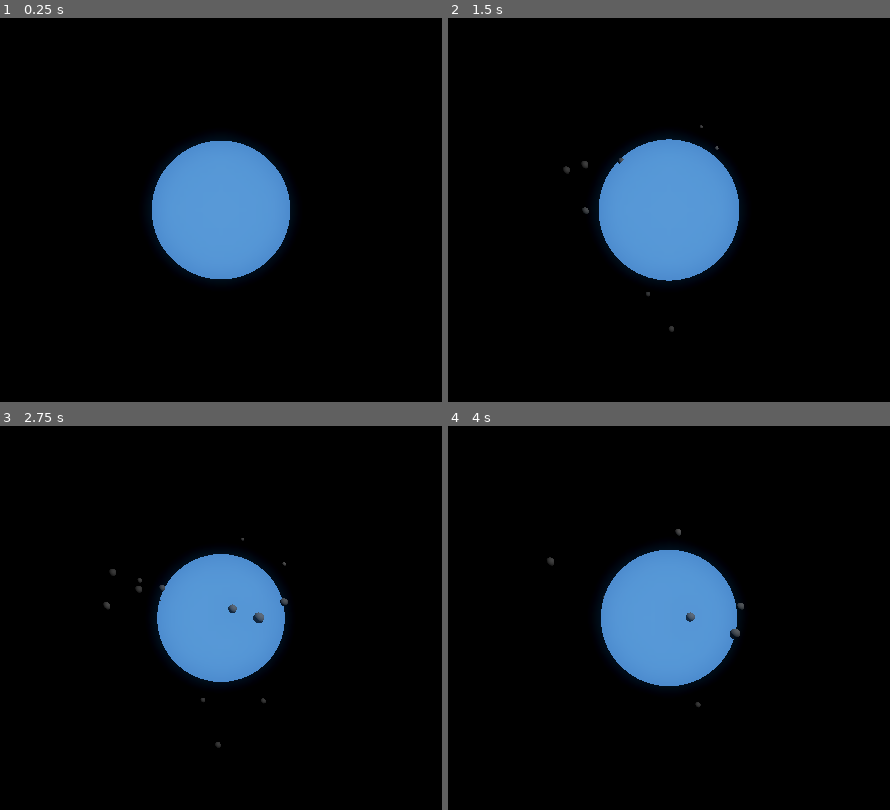
Above: before the commit, frames 1-4 (two rows, left to right).
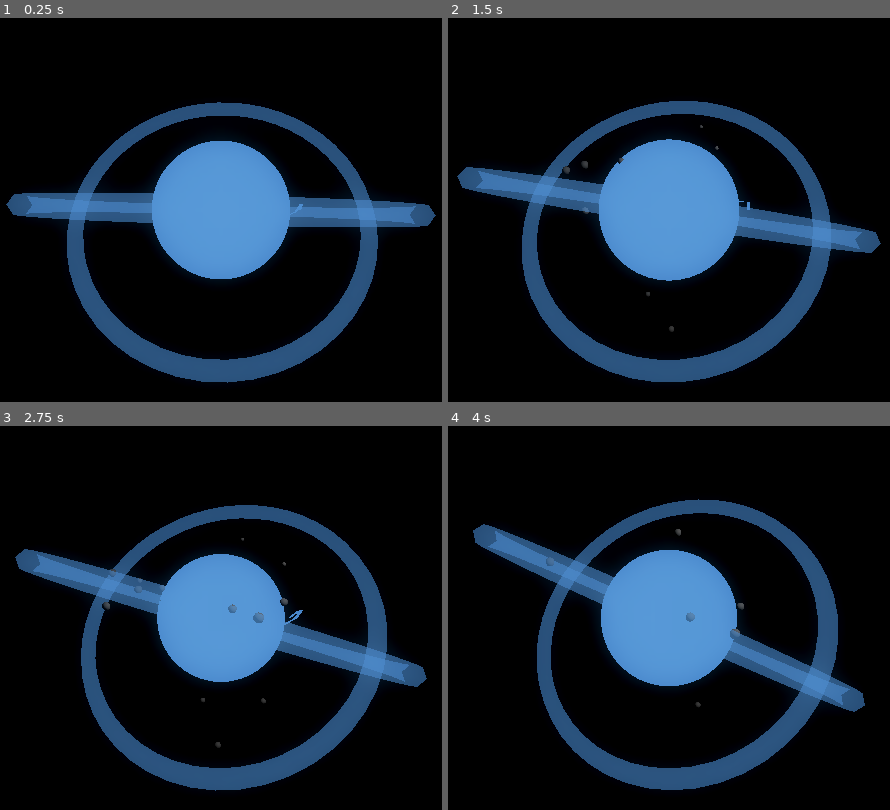
Above: after the commit, the same moments.

Repository: OppiRah/jairus-voice-assistant
Game: Godot game, scene res://orb_scene.tscn
Two runs of this game, one before a commit and one after it. Both use one fixed random seed, a clock stepped at 60 frames per second and the inputs below.
Inputs:
- Up to frame 1 (0.25 s): no input
- Up to frame 2 (1.5 s): no input
- Up to frame 3 (2.75 s): no input
- Up to frame 4 (4 s): no input

The runs differ from the first frame. In frame 1, 13% of the frame differs, in the area x 1-99%, y 21-96%; in frame 2, 13%; in frame 3, 13%, in the area x 3-97%, y 20-96%; in frame 4, 13%.

Commit message:
Orb geometry pass 1 — orbiting rings + energy arcs, per-state motion variation
Co-Authored-By: Claude Sonnet 5 <noreply@anthropic.com>
Claude-Session: https://claude.ai/code/session_0196esfdyBdf7Yz3EnSK4RrM

Diff:
--- a/src/jairus/interfaces/renderer/godot_project/orb_controller.gd
+++ b/src/jairus/interfaces/renderer/godot_project/orb_controller.gd
@@ -9,12 +9,16 @@
 ## touched here. Never calls into anything resembling Jairus's real Agent
 ## Core/tools -- this process has no awareness of them at all, by design.
 ##
-## Visual richness pass 1: every real AssistantStatus value (see the
-## Python side's ASSISTANT_STATUS_MODEL.md) now gets its own color AND its
-## own pulse/particle/glow feel, not just a color -- STATE_PROFILES below
-## is the single table every one of those numbers lives in. Still no new
-## scene geometry (no rings/arcs/extra emitters) -- this pass only changes
-## how the EXISTING core, particle system, and glow behave per state.
+## Visual richness pass 1 gave every real AssistantStatus value its own
+## pulse/particle/glow feel (STATE_PROFILES), not just a color. This
+## geometry pass adds new scene content on top, without reworking any of
+## that: two semi-transparent TorusMesh rings orbiting the core at
+## different tilts/speeds, and two thin emissive "energy arc" ribbons
+## built procedurally (SurfaceTool, no external assets/shaders) that
+## flicker on and off at a per-state frequency. Both are driven by new
+## STATE_PROFILES fields (ring_speed/ring_opacity/arc_intensity/
+## arc_frequency), same table, same discipline as the pulse/particle/glow
+## fields already there.
 
 const WS_URL := "ws://localhost:8767"
 
@@ -32,7 +36,32 @@
 const POP_EMISSION_BOOST := 2.5  # extra emission_energy_multiplier at the instant the pop starts
 const POP_GLOW_BOOST := 0.8      # extra glow_intensity at the instant the pop starts
 
-const EMISSION_ENERGY := 3.5  # baseline HDR multiplier so the color actually blooms (unchanged from the PoC)
+const EMISSION_ENERGY := 3.5  # baseline HDR multiplier so the core color actually blooms (unchanged from the PoC)
+
+# Rings: RingB always rotates at RING_B_SPEED_FACTOR times RingA's speed
+# (and RingA/RingB spin around different axes -- set once in _ready() via
+# rotate_x()/rotate_y(), not hand-computed transform matrices, so there's
+# no risk of an accidentally-skewed rotation) so the two never move in
+# lockstep, reading as two independent orbits rather than one ring
+# duplicated.
+const RING_B_SPEED_FACTOR := -0.7  # negative: opposite direction, slightly slower
+const RING_A_INITIAL_TILT_DEG := 60.0  # tilt around X
+const RING_B_INITIAL_TILT_DEG := 75.0  # tilt around Y -- a different axis than RingA, for visual variety
+
+# Energy arcs: built once as static ribbon meshes at _ready() (regenerating
+# geometry every frame is real, avoidable CSG/mesh-rebuild cost this pass
+# doesn't need) -- their "crackling" comes from rotating slowly plus
+# flickering visibility on/off at a per-state frequency, not from
+# reshaping. See _build_arc_mesh()'s own comment for why a hand-built
+# SurfaceTool ribbon was chosen over a custom shader or CSG.
+const ARC_POINT_COUNT := 7        # vertices along one arc's path
+const ARC_RADIUS := 0.75          # distance from the core center the arc path sits at
+const ARC_SPAN_RADIANS := PI * 0.6  # how much of a circle one arc sweeps
+const ARC_JAGGEDNESS := 0.08      # max perpendicular offset applied to interior points, for a "lightning" feel
+const ARC_THICKNESS := 0.015      # ribbon half-width
+const ARC_ROTATION_SPEED := 0.35  # rad/s, both arcs rotate at this fixed rate regardless of state (only visibility/brightness vary per state)
+const ARC_FLICKER_THRESHOLD := 0.3  # sin(...) must exceed this to be visible -- higher = rarer/shorter flashes at a given frequency
+const ARC_EMISSION_ENERGY := 4.0  # baseline HDR multiplier for arc material, independent of the core's EMISSION_ENERGY
 
 # One row per real AssistantStatus value -- every value that makes a
 # state FEEL different, not just a different color, lives here as a
@@ -40,77 +69,100 @@
 # so a future tuning pass only ever needs to edit these numbers.
 #
 # "idle" reproduces this scene's original pre-richness behavior exactly
-# (pulse_speed 1.0, particle_amount 0.3, glow_intensity/strength matching
-# orb_scene.tscn's original Environment defaults) -- seeing this feel
-# validated is a design constraint, not a coincidence. Every other row's
-# reasoning is in this integration's report (colors for
-# executing/completed/error/offline deliberately reuse the exact RGB
-# values theme.py's ORB_COLORS already picked for the Qt orb, Phase 9 --
-# one project, one meaning per state, even across two independent
-# rendering surfaces. waiting_confirmation has no Python-side color to
-# borrow (theme.py deliberately omits one, since it never fires there
-# either) so it gets a new, distinct amber, chosen to read as "pending/
-# waiting" without colliding with speaking's warmer gold.
+# for pulse/particle/glow (pulse_speed 1.0, particle_amount 0.3,
+# glow_intensity/strength matching orb_scene.tscn's original Environment
+# defaults) -- seeing this feel validated is a design constraint, not a
+# coincidence. ring_speed/ring_opacity/arc_intensity/arc_frequency are
+# new this pass; full per-state reasoning (why ERROR's rings are fast and
+# chaotic, why OFFLINE's are nearly still, etc.) is in this pass's
+# integration report. Colors for executing/completed/error/offline
+# deliberately reuse the exact RGB values theme.py's ORB_COLORS already
+# picked for the Qt orb (Phase 9) -- one project, one meaning per state,
+# even across two independent rendering surfaces. waiting_confirmation
+# has no Python-side color to borrow (theme.py deliberately omits one,
+# since it never fires there either) so it gets a new, distinct amber.
 const STATE_PROFILES := {
 	"idle": {
 		"color": Color(70.0 / 255.0, 130.0 / 255.0, 200.0 / 255.0),
 		"pulse_speed": 1.0, "pulse_irregular": false,
 		"particle_amount": 0.3, "particle_speed": 1.0,
 		"glow_intensity": 1.2, "glow_strength": 1.3,
+		"ring_speed": 0.15, "ring_opacity": 0.35,
+		"arc_intensity": 1.0, "arc_frequency": 0.15,
 	},
 	"listening": {
 		"color": Color(60.0 / 255.0, 200.0 / 255.0, 140.0 / 255.0),
 		"pulse_speed": 1.1, "pulse_irregular": false,
 		"particle_amount": 0.35, "particle_speed": 1.1,
 		"glow_intensity": 1.3, "glow_strength": 1.4,
+		"ring_speed": 0.25, "ring_opacity": 0.45,
+		"arc_intensity": 1.2, "arc_frequency": 0.3,
 	},
 	"thinking": {
 		"color": Color(170.0 / 255.0, 90.0 / 255.0, 220.0 / 255.0),
 		"pulse_speed": 1.8, "pulse_irregular": true,
 		"particle_amount": 0.4, "particle_speed": 1.3,
 		"glow_intensity": 1.3, "glow_strength": 1.3,
+		"ring_speed": 0.6, "ring_opacity": 0.5,
+		"arc_intensity": 1.4, "arc_frequency": 0.8,
 	},
 	"speaking": {
 		"color": Color(250.0 / 255.0, 170.0 / 255.0, 60.0 / 255.0),
 		"pulse_speed": 1.0, "pulse_irregular": false,
 		"particle_amount": 0.3, "particle_speed": 1.0,
 		"glow_intensity": 1.3, "glow_strength": 1.4,
+		"ring_speed": 0.2, "ring_opacity": 0.4,
+		"arc_intensity": 1.3, "arc_frequency": 0.4,
 	},
 	"executing": {
 		"color": Color(60.0 / 255.0, 190.0 / 255.0, 210.0 / 255.0),
 		"pulse_speed": 1.3, "pulse_irregular": false,
 		"particle_amount": 0.55, "particle_speed": 1.4,
 		"glow_intensity": 1.4, "glow_strength": 1.5,
+		"ring_speed": 0.7, "ring_opacity": 0.55,
+		"arc_intensity": 1.5, "arc_frequency": 0.5,
 	},
 	"completed": {
 		"color": Color(210.0 / 255.0, 250.0 / 255.0, 225.0 / 255.0),
 		"pulse_speed": 0.8, "pulse_irregular": false,
 		"particle_amount": 0.25, "particle_speed": 0.9,
 		"glow_intensity": 1.2, "glow_strength": 1.3,
+		"ring_speed": 0.3, "ring_opacity": 0.5,
+		"arc_intensity": 1.6, "arc_frequency": 0.2,
 	},
 	"error": {
 		"color": Color(224.0 / 255.0, 82.0 / 255.0, 79.0 / 255.0),
 		"pulse_speed": 2.2, "pulse_irregular": true,
 		"particle_amount": 0.6, "particle_speed": 1.8,
 		"glow_intensity": 1.5, "glow_strength": 1.6,
+		"ring_speed": 1.4, "ring_opacity": 0.6,
+		"arc_intensity": 1.8, "arc_frequency": 1.5,
 	},
 	"offline": {
 		"color": Color(74.0 / 255.0, 77.0 / 255.0, 94.0 / 255.0),
 		"pulse_speed": 0.3, "pulse_irregular": false,
 		"particle_amount": 0.03, "particle_speed": 0.2,
 		"glow_intensity": 0.3, "glow_strength": 0.4,
+		"ring_speed": 0.02, "ring_opacity": 0.1,
+		"arc_intensity": 0.3, "arc_frequency": 0.0,
 	},
 	"waiting_confirmation": {
 		"color": Color(235.0 / 255.0, 195.0 / 255.0, 80.0 / 255.0),
 		"pulse_speed": 0.9, "pulse_irregular": false,
 		"particle_amount": 0.35, "particle_speed": 1.0,
 		"glow_intensity": 1.3, "glow_strength": 1.4,
+		"ring_speed": 0.2, "ring_opacity": 0.4,
+		"arc_intensity": 1.1, "arc_frequency": 0.25,
 	},
 }
 
 @onready var core: MeshInstance3D = $Core
 @onready var particles: GPUParticles3D = $AmbientParticles
 @onready var world_environment: WorldEnvironment = $WorldEnvironment
+@onready var ring_a: MeshInstance3D = $RingA
+@onready var ring_b: MeshInstance3D = $RingB
+@onready var arc_a: MeshInstance3D = $ArcA
+@onready var arc_b: MeshInstance3D = $ArcB
 
 var _socket := WebSocketPeer.new()
 var _connected_once := false
@@ -122,6 +174,10 @@
 var _material: StandardMaterial3D
 var _environment: Environment
 var _pop_remaining := 0.0  # seconds left in COMPLETED's brightness-pop-then-settle transient
+var _ring_material_a: StandardMaterial3D
+var _ring_material_b: StandardMaterial3D
+var _arc_material_a: StandardMaterial3D
+var _arc_material_b: StandardMaterial3D
 
 
 func _ready() -> void:
@@ -130,9 +186,88 @@
 	core.set_surface_override_material(0, _material)
 	_environment = world_environment.environment
 	_apply_color(_current_color)
+
+	_ring_material_a = _make_translucent_material()
+	ring_a.set_surface_override_material(0, _ring_material_a)
+	ring_a.rotate_x(deg_to_rad(RING_A_INITIAL_TILT_DEG))
+
+	_ring_material_b = _make_translucent_material()
+	ring_b.set_surface_override_material(0, _ring_material_b)
+	ring_b.rotate_y(deg_to_rad(RING_B_INITIAL_TILT_DEG))
+
+	_arc_material_a = _make_translucent_material()
+	arc_a.mesh = _build_arc_mesh(0.0)
+	arc_a.set_surface_override_material(0, _arc_material_a)
+
+	_arc_material_b = _make_translucent_material()
+	arc_b.mesh = _build_arc_mesh(3.3)  # different seed_offset -> a differently-jagged path than ArcA
+	arc_b.set_surface_override_material(0, _arc_material_b)
+	arc_b.rotate_y(deg_to_rad(120.0))  # offset so the two arcs don't start overlapping
+
+	print("[orb_controller] geometry ready: RingA/RingB (TorusMesh), ArcA vertices=%d, ArcB vertices=%d" % [
+		arc_a.mesh.surface_get_array_len(0), arc_b.mesh.surface_get_array_len(0),
+	])
+
 	var err := _socket.connect_to_url(WS_URL)
 	if err != OK:
 		print("[orb_controller] connect_to_url failed immediately: ", err)
+
+
+func _make_translucent_material() -> StandardMaterial3D:
+	var mat := StandardMaterial3D.new()
+	mat.shading_mode = BaseMaterial3D.SHADING_MODE_UNSHADED
+	mat.transparency = BaseMaterial3D.TRANSPARENCY_ALPHA
+	mat.cull_mode = BaseMaterial3D.CULL_DISABLED
+	return mat
+
+
+## Builds one "energy arc" as a flat emissive ribbon (a strip of triangles
+## following a short jagged path around the core), via SurfaceTool -- a
+## real Godot core API needing no shader files or external assets.
+## Considered and rejected: a custom .gdshader (visual result impossible
+## to validate without a GPU session, and headless mode's dummy renderer
+## wouldn't even exercise shader compilation, so a broken shader could
+## pass every test here and still fail for real); CSGPolygon3D path
+## extrusion (a real, asset-free option too, but CSG boolean geometry is
+## comparatively expensive to keep live-reshaping, and this pass doesn't
+## need reshaping -- a ribbon built once and just rotated is cheaper and
+## just as controllable for a first pass). seed_offset only changes the
+## deterministic jag pattern (via sin(), not randomness) so ArcA and ArcB
+## look different from each other while staying reproducible for testing.
+func _build_arc_mesh(seed_offset: float) -> ArrayMesh:
+	var points: PackedVector3Array = []
+	for i in range(ARC_POINT_COUNT):
+		var t := float(i) / float(ARC_POINT_COUNT - 1)
+		var angle := -ARC_SPAN_RADIANS * 0.5 + ARC_SPAN_RADIANS * t
+		var point := Vector3(sin(angle), 0.0, cos(angle)) * ARC_RADIUS
+		if i > 0 and i < ARC_POINT_COUNT - 1:
+			point.y += sin((t * 11.0 + seed_offset) * TAU) * ARC_JAGGEDNESS
+		points.append(point)
+
+	var st := SurfaceTool.new()
+	st.begin(Mesh.PRIMITIVE_TRIANGLE_STRIP)
+	for i in range(points.size()):
+		var direction: Vector3
+		if i == 0:
+			direction = (points[i + 1] - points[i]).normalized()
+		elif i == points.size() - 1:
+			direction = (points[i] - points[i - 1]).normalized()
+		else:
+			direction = (points[i + 1] - points[i - 1]).normalized()
+
+		var perp := direction.cross(Vector3.UP)
+		if perp.length() < 0.001:
+			perp = direction.cross(Vector3.RIGHT)
+		perp = perp.normalized() * ARC_THICKNESS
+
+		st.add_vertex(points[i] - perp)
+		st.add_vertex(points[i] + perp)
+
+	# No generate_normals() call: SurfaceTool only supports it for
+	# PRIMITIVE_TRIANGLES, not the PRIMITIVE_TRIANGLE_STRIP used here
+	# (confirmed by a real runtime error during testing, not assumed) --
+	# and the arc material is unshaded, so normals are unused anyway.
+	return st.commit()
 
 
 func _process(delta: float) -> void:
@@ -170,6 +305,53 @@
 		_environment.glow_intensity = glow_intensity
 		_environment.glow_strength = glow_strength
 	_material.emission_energy_multiplier = emission_energy
+
+	_update_rings(delta, profile)
+	_update_arcs(delta, profile)
+
+
+func _update_rings(delta: float, profile: Dictionary) -> void:
+	var ring_speed: float = profile["ring_speed"]
+	var ring_opacity: float = profile["ring_opacity"]
+
+	ring_a.rotate_z(ring_speed * delta)
+	ring_b.rotate_z(ring_speed * RING_B_SPEED_FACTOR * delta)
+
+	var ring_color := Color(_current_color.r, _current_color.g, _current_color.b, ring_opacity)
+	for mat in [_ring_material_a, _ring_material_b]:
+		mat.albedo_color = ring_color
+		mat.emission = _current_color
+		mat.emission_energy_multiplier = EMISSION_ENERGY * 0.6
+
+
+func _update_arcs(delta: float, profile: Dictionary) -> void:
+	var frequency: float = profile["arc_frequency"]
+	var intensity: float = profile["arc_intensity"]
+
+	arc_a.rotate_y(ARC_ROTATION_SPEED * delta)
+	arc_b.rotate_y(-ARC_ROTATION_SPEED * 0.8 * delta)
+
+	# Deterministic on/off flicker: two different phase offsets so ArcA and
+	# ArcB don't flash in perfect unison even at the same frequency.
+	# frequency == 0.0 (OFFLINE) means the sine term is constant, always
+	# below the threshold -- arcs correctly never light up, not "broken".
+	var flicker_a := sin(_elapsed * TAU * frequency)
+	var flicker_b := sin(_elapsed * TAU * frequency + 2.1)
+
+	var visible_a := flicker_a > ARC_FLICKER_THRESHOLD
+	var visible_b := flicker_b > ARC_FLICKER_THRESHOLD
+
+	arc_a.visible = visible_a
+	arc_b.visible = visible_b
+
+	if visible_a:
+		_arc_material_a.albedo_color = _current_color
+		_arc_material_a.emission = _current_color
+		_arc_material_a.emission_energy_multiplier = ARC_EMISSION_ENERGY * intensity
+	if visible_b:
+		_arc_material_b.albedo_color = _current_color
+		_arc_material_b.emission = _current_color
+		_arc_material_b.emission_energy_multiplier = ARC_EMISSION_ENERGY * intensity
 
 
 func _compute_breathe(pulse_speed: float, irregular: bool) -> float:
@@ -222,9 +404,10 @@
 		if new_state == "completed":
 			_pop_remaining = POP_DURATION_SECONDS
 		var profile: Dictionary = STATE_PROFILES[new_state]
-		print("[orb_controller] entered state '%s' -> pulse_speed=%.2f pulse_irregular=%s particle_amount=%.2f particle_speed=%.2f glow_intensity=%.2f glow_strength=%.2f" % [
+		print("[orb_controller] entered state '%s' -> pulse_speed=%.2f pulse_irregular=%s particle_amount=%.2f particle_speed=%.2f glow_intensity=%.2f glow_strength=%.2f ring_speed=%.2f ring_opacity=%.2f arc_intensity=%.2f arc_frequency=%.2f" % [
 			new_state, profile["pulse_speed"], profile["pulse_irregular"], profile["particle_amount"],
 			profile["particle_speed"], profile["glow_intensity"], profile["glow_strength"],
+			profile["ring_speed"], profile["ring_opacity"], profile["arc_intensity"], profile["arc_frequency"],
 		])
 
 	_current_state = new_state
--- a/src/jairus/interfaces/renderer/godot_project/orb_scene.tscn
+++ b/src/jairus/interfaces/renderer/godot_project/orb_scene.tscn
@@ -37,6 +37,18 @@
 scale_max = 1.5
 color = Color(0.7, 0.75, 1, 0.6)
 
+[sub_resource type="TorusMesh" id="TorusMesh_A"]
+inner_radius = 1.3
+outer_radius = 1.45
+ring_segments = 6
+rings = 48
+
+[sub_resource type="TorusMesh" id="TorusMesh_B"]
+inner_radius = 1.55
+outer_radius = 1.7
+ring_segments = 6
+rings = 48
+
 [node name="OrbScene" type="Node3D"]
 script = ExtResource("1_script")
 
@@ -60,3 +72,13 @@
 lifetime = 2.5
 process_material = SubResource("ParticleProcessMaterial_1")
 draw_pass_1 = SubResource("SphereMesh_particle")
+
+[node name="RingA" type="MeshInstance3D" parent="."]
+mesh = SubResource("TorusMesh_A")
+
+[node name="RingB" type="MeshInstance3D" parent="."]
+mesh = SubResource("TorusMesh_B")
+
+[node name="ArcA" type="MeshInstance3D" parent="."]
+
+[node name="ArcB" type="MeshInstance3D" parent="."]
Not shown: 1 places in src/jairus/interfaces/renderer/godot_project/orb_scene.tscn that only renumber resources
